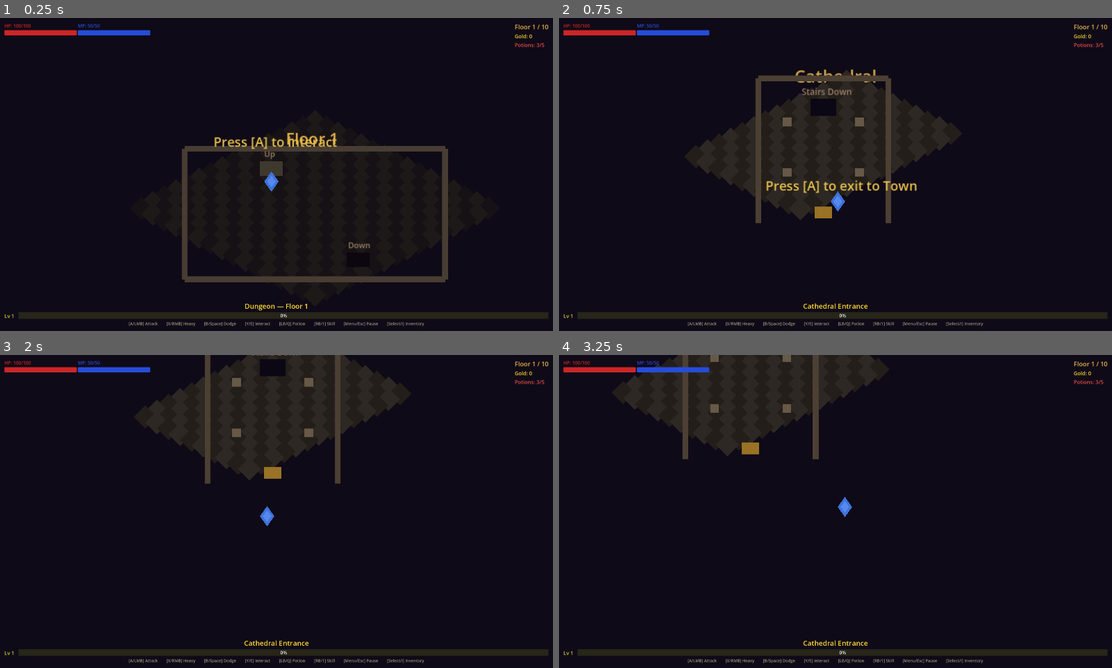
Above: before the commit, frames 1-4 (two rows, left to right).
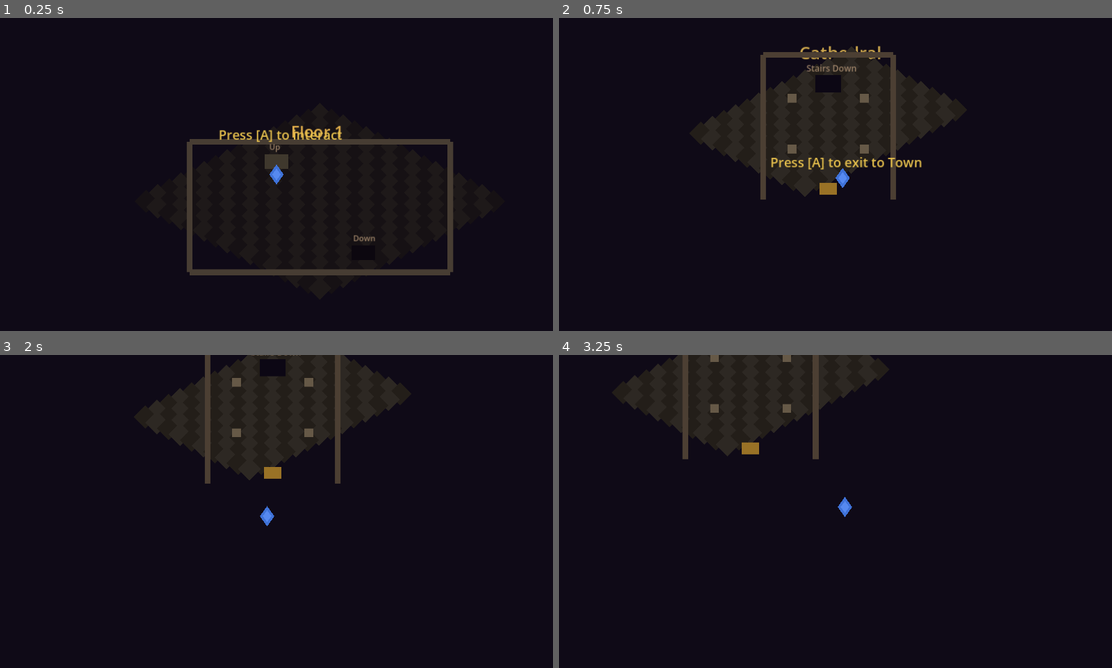
Above: after the commit, the same moments.

Repository: ragnorak02/diablo
Game: Godot game, scene res://scenes/DungeonFloor.tscn
Two runs of this game, one before a commit and one after it. Both use one fixed random seed, a clock stepped at 60 frames per second and the inputs below. This scene is started directly instead of the project's main scene.
Inputs (mouse positions are in pixels of both pictures, inside the frame that each line leads up to):
- Up to frame 1 (0.25 s): no input
- Up to frame 2 (0.75 s): tap A (move_left) at 0.5 s; move the mouse to (957, 158) at 0.52 s; press the mouse at (957, 158) at 0.53 s; hold D (move_right) from 0.53 s (still down)
- Up to frame 3 (2 s): move the mouse to (165, 527) at 1.27 s; release D (move_right) at 1.28 s; release the mouse at (165, 527) at 1.28 s; hold S (move_back) from 1.28 s (still down); right-click (165, 527) at 1.35 s
- Up to frame 4 (3.25 s): move the mouse to (890, 442) at 2.02 s; release S (move_back) at 2.03 s; hold D (move_right) 2.03-2.78 s; tap Space (dodge) at 2.1 s; move the mouse to (807, 574) at 2.77 s; hold W (move_forward) from 2.78 s (still down); tap E (interact) at 2.85 s

The runs differ from the first frame. In frame 1, 8.8% of the frame differs, in the area x 0-100%, y 1-99%; in frame 2, 10%; in frame 3, 3.0%; in frame 4, 3.0%.

Commit message:
Add camera make_current() calls to scene scripts
Linter-applied fix: set camera position to player on init and call
make_current() to ensure camera activates immediately on scene load.

Co-Authored-By: Claude Opus 4.6 <noreply@anthropic.com>

Diff:
--- a/scripts/dungeon/cathedral_entrance.gd
+++ b/scripts/dungeon/cathedral_entrance.gd
@@ -176,14 +176,9 @@
 	_camera.position_smoothing_enabled = true
 	_camera.position_smoothing_speed = 8.0
 	_camera.zoom = Vector2(2.5, 2.5)
+	_camera.position = _player.position
 	add_child(_camera)
-
-	# --- HUD ---
-	var hud := HUD.new()
-	hud.name = "HUD"
-	add_child(hud)
-
-	EventBus.show_notification.emit("Cathedral Entrance", "default")
+	_camera.make_current()
 
 
 func _process(_delta: float) -> void:
--- a/scripts/dungeon/dungeon_floor.gd
+++ b/scripts/dungeon/dungeon_floor.gd
@@ -166,15 +166,9 @@
 	_camera.position_smoothing_enabled = true
 	_camera.position_smoothing_speed = 8.0
 	_camera.zoom = Vector2(2.5, 2.5)
+	_camera.position = _player.position
 	add_child(_camera)
-
-	# --- HUD ---
-	var hud := HUD.new()
-	hud.name = "HUD"
-	add_child(hud)
-
-	EventBus.show_notification.emit("Dungeon — Floor %d" % current_floor, "default")
-	EventBus.floor_changed.emit(current_floor)
+	_camera.make_current()
 
 
 func _process(_delta: float) -> void:
--- a/scripts/town/town.gd
+++ b/scripts/town/town.gd
@@ -199,15 +199,9 @@
 	_camera.position_smoothing_enabled = true
 	_camera.position_smoothing_speed = 8.0
 	_camera.zoom = Vector2(2.0, 2.0)
+	_camera.position = _player.position
 	add_child(_camera)
-
-	# --- HUD ---
-	var hud := HUD.new()
-	hud.name = "HUD"
-	add_child(hud)
-
-	# Notify systems
-	EventBus.show_notification.emit("Welcome to Tristram", "default")
+	_camera.make_current()
 
 
 func _process(_delta: float) -> void:
